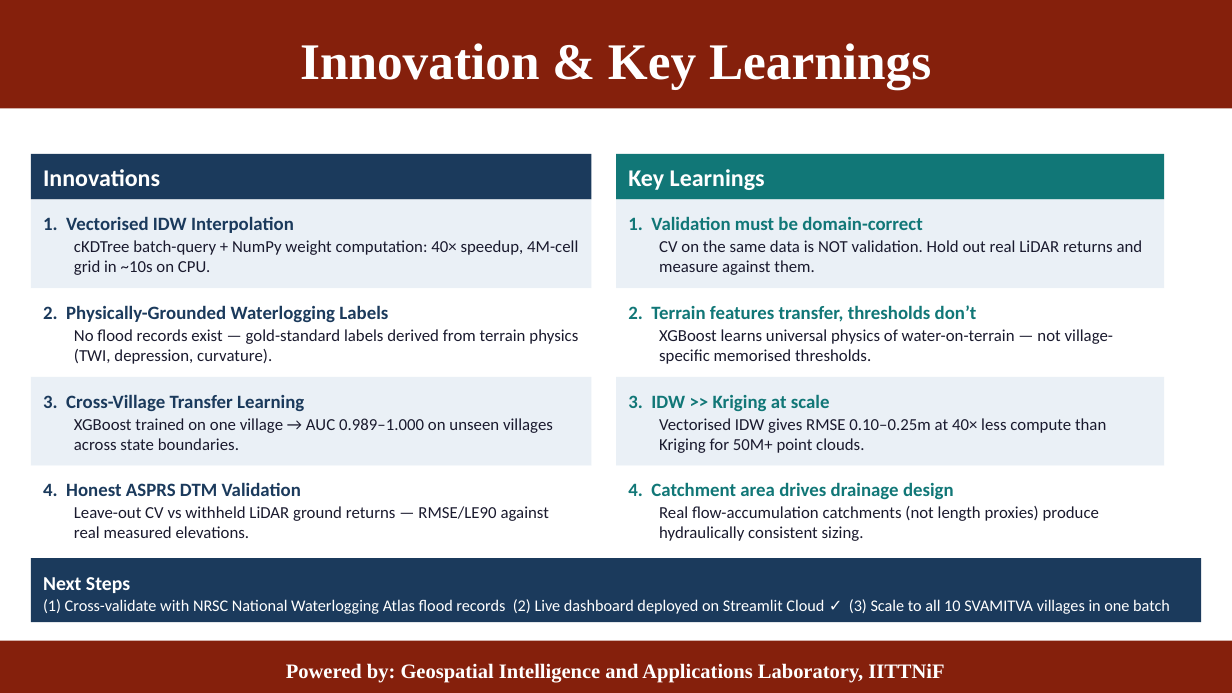
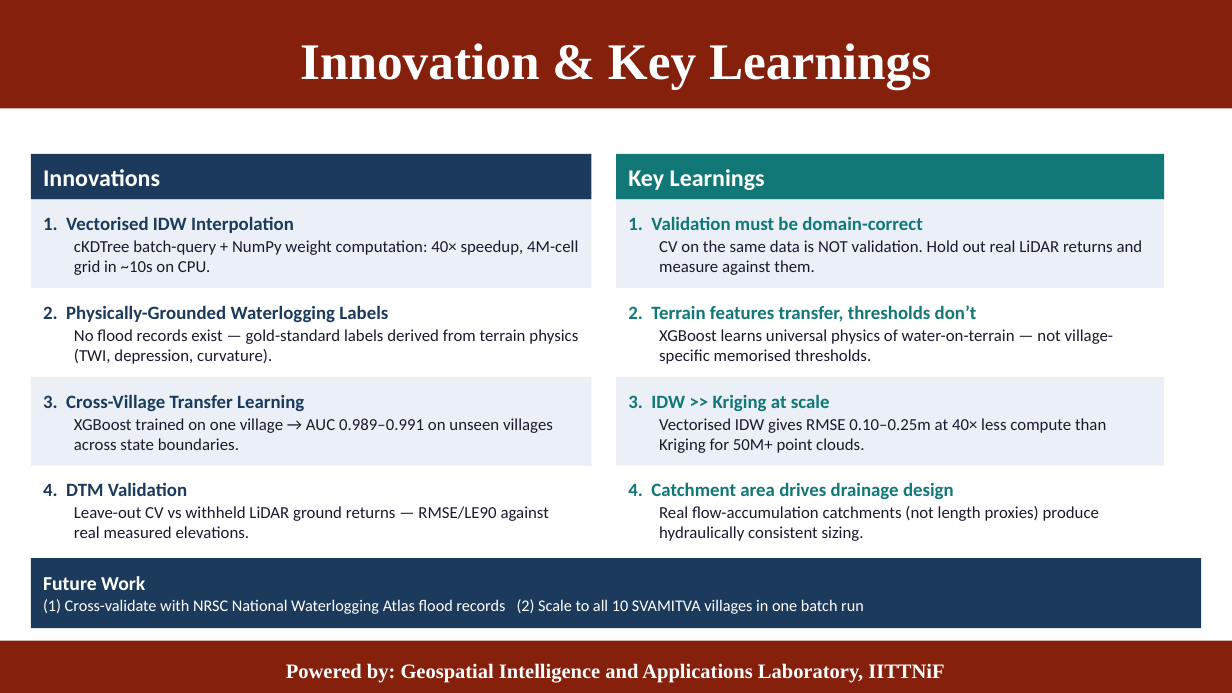
Before and after one commit to charansaiponnada/DTM, a slide deck: slide 8 of DTM_Hackathon_Final.pptx (slide 6 before the commit). Drawn at 1232x693 pixels with LibreOffice and Linux fonts; fonts in the diff are those of the drawing. Boxes give left, top, right and bottom in pixels: in the first picture for what was removed or moved away, otherwise in the second. Text is boxed around its words. In the diff, an @@ line names an element or a change of style, - is before the commit and + after.

```diff
--- a/DTM_Hackathon_Final.pptx
+++ b/DTM_Hackathon_Final.pptx
@@ text in rectangle at bbox=[74, 418, 553, 450]: text changed @@
-XGBoost trained on one village → AUC 0.989–1.000 on unseen villages across state boundaries.
+XGBoost trained on one village → AUC 0.989–0.991 on unseen villages across state boundaries.
@@ text in rectangle at bbox=[43, 482, 187, 496]: text changed @@
-4. Honest ASPRS DTM Validation
+4. DTM Validation
@@ rectangle "Future Work": place and size @@
-rectangle "Future Work" at bbox=[31, 558, 1201, 622]
+rectangle "Future Work" at bbox=[31, 558, 1201, 628]
@@ text in rectangle at bbox=[43, 576, 864, 614]: text changed @@
-Next Steps
-(1) Cross-validate with NRSC National Waterlogging Atlas flood records (2) Live dashboard deployed on Streamlit Cloud ✓ (3) Scale to all 10 SVAMITVA villages in one batch run
+Future Work
+(1) Cross-validate with NRSC National Waterlogging Atlas flood records (2) Scale to all 10 SVAMITVA villages in one batch run
```
Also in this commit, not shown: 4 other slides changed, 3 slides added, 6 other files.
